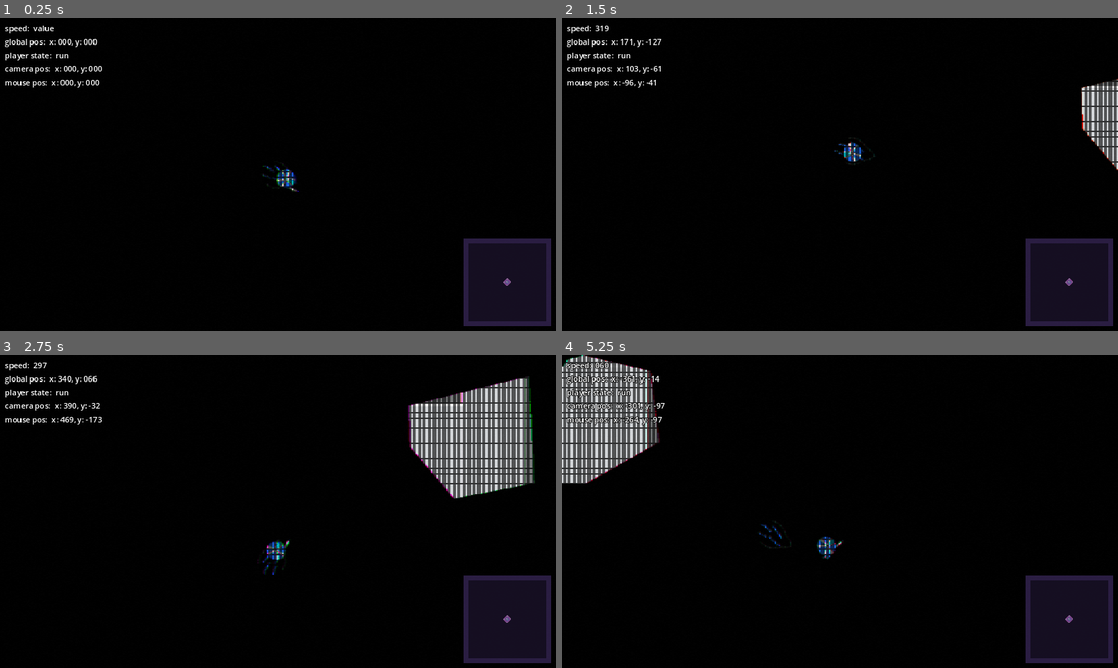
Above: before the commit, frames 1-4 (two rows, left to right).
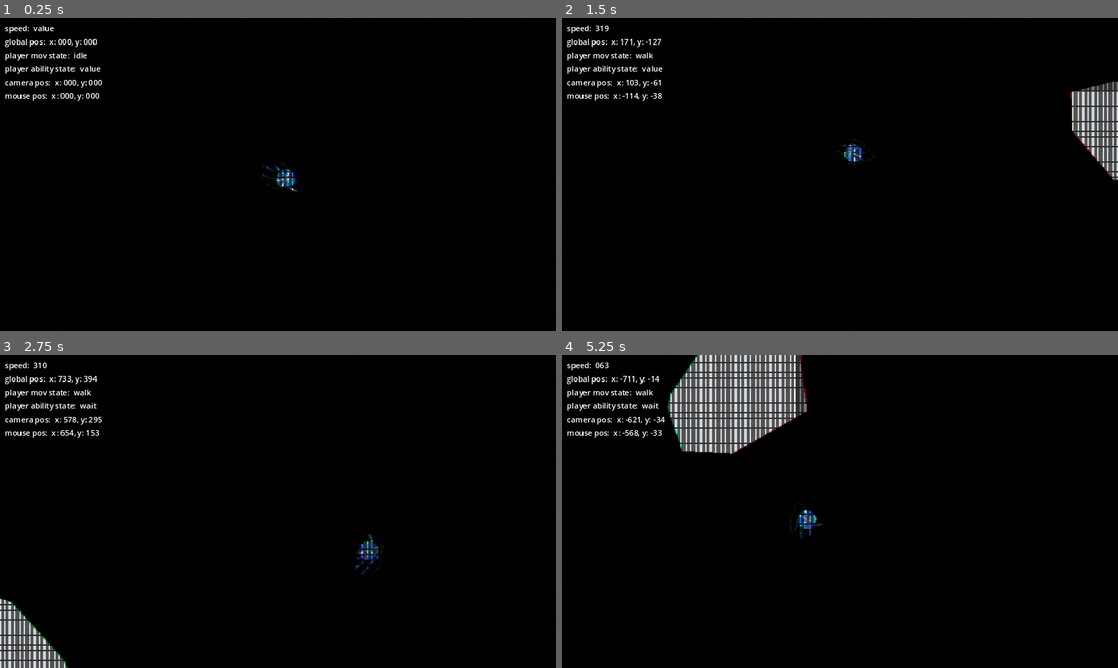
Above: after the commit, the same moments.

Repository: JJPSeno/project-q
Game: Godot game, scene res://World/world.tscn
Two runs of this game, one before a commit and one after it. Both use one fixed random seed, a clock stepped at 60 frames per second and the inputs below.
Inputs (mouse positions are in pixels of both pictures, inside the frame that each line leads up to):
- Up to frame 1 (0.25 s): no input
- Up to frame 2 (1.5 s): tap Enter at 0.5 s; move the mouse to (962, 158) at 0.52 s; hold D (right) 0.53-1.28 s; hold W (base_movement) 0.53-1.28 s; tap Shift (run) at 0.8, 1.35 s; move the mouse to (728, 190) at 1.27 s; hold S (down) from 1.28 s (still down)
- Up to frame 3 (2.75 s): tap Space (special) at 1.55 s; move the mouse to (333, 442) at 2.02 s; release S (down) at 2.03 s; hold D (right) from 2.03 s (still down); hold Space (special) from 2.03 s (still down); tap W (base_movement) at 2.3 s
- Up to frame 4 (5.25 s): move the mouse to (812, 574) at 2.77 s; release Space (special) at 2.78 s; tap W (base_movement) at 2.85, 4.55 s; tap Shift (run) at 3.05 s; move the mouse to (1006, 558) at 3.52 s; release D (right) at 3.53 s; hold Shift (run) 3.53-4.28 s; hold A (left) 3.53-5.03 s; tap Space (special) at 3.8, 4.35 s; tap F1 (debug_1) at 4.15 s; move the mouse to (673, 464) at 4.27 s; tap F2 (debug_2) at 4.9 s; move the mouse to (867, 511) at 5.02 s; hold S (down) from 5.03 s (still down); hold W (base_movement) from 5.03 s (still down)

The runs differ from the first frame. In frame 1, 5.1% of the frame differs, in the area x 0-100%, y 10-99%; in frame 2, 5.9%; in frame 3, 14%; in frame 4, 17%, in the area x 0-100%, y 0-99%.
Error before the commit: Invalid access to property or key 'signal_name' on a base object of type 'Nil'. (res://Controllers/PlayerAbilityController/player_ability_controller.gd:11)

Commit message:
Update ability movement state machine;Update input ability state machine

Diff:
--- a/Controllers/PlayerAbilityController/player_ability_controller.gd
+++ b/Controllers/PlayerAbilityController/player_ability_controller.gd
@@ -6,7 +6,8 @@
 @export var input_ability_states : Dictionary
 @onready var input_ability_state_machine: InputAbilityStateMachine = $InputAbilityStateMachine
 
+
 func _input(event: InputEvent) -> void:
-	var current_state = input_ability_state_machine._get_current_state()
-	if event.is_action_pressed("special") and current_state.signal_name != "":
-		EventBus.emit_signal(current_state.signal_name)
+	if event.is_action_pressed("special"):
+		input_ability_state_machine.change_state("dash")
+		EventBus.dash_cast.emit()
--- a/Controllers/PlayerMovementController/player_movement_controller.gd
+++ b/Controllers/PlayerMovementController/player_movement_controller.gd
@@ -20,8 +20,13 @@
 
 func _ready() -> void:
 	EventBus.dash_cast.connect(_on_dash_cast)
+	EventBus.no_cast.connect(_on_no_cast)
 
 
 func _on_dash_cast() -> void:
 	if int(parent.velocity.length()) > 0:
 		ability_movement_state_machine.change_state("dash")
+
+
+func _on_no_cast() -> void:
+	ability_movement_state_machine.change_state("wait")
--- a/Controllers/PlayerMovementController/player_movement_controller.tscn
+++ b/Controllers/PlayerMovementController/player_movement_controller.tscn
@@ -1,9 +1,10 @@
-[gd_scene load_steps=5 format=3 uid="uid://dff0j6n77jhyg"]
+[gd_scene load_steps=6 format=3 uid="uid://dff0j6n77jhyg"]
 
 [ext_resource type="Script" path="res://Player/input_movement_state_machine.gd" id="1_ceiam"]
 [ext_resource type="Script" path="res://Controllers/PlayerMovementController/player_movement_controller.gd" id="1_makro"]
 [ext_resource type="Script" path="res://Player/ability_movement_state_machine.gd" id="3_6wjeh"]
 [ext_resource type="Script" path="res://States/AbilityMovementStates/dash.gd" id="4_8amhq"]
+[ext_resource type="Script" path="res://States/AbilityMovementStates/wait.gd" id="5_aqgcw"]
 
 [node name="PlayerMovementController" type="Node"]
 script = ExtResource("1_makro")
@@ -22,3 +23,4 @@
 [node name="grapple" type="Node2D" parent="AbilityMovementStateMachine"]
 
 [node name="wait" type="Node2D" parent="AbilityMovementStateMachine"]
+script = ExtResource("5_aqgcw")
--- a/GUI/Debug/debug_ui.gd
+++ b/GUI/Debug/debug_ui.gd
@@ -8,7 +8,8 @@
 func _ready() -> void:
 	add_debug_item("speed","value", EventBus.speed_updated)
 	add_debug_item("global pos","value", EventBus.position_updated)
-	add_debug_item("player state","run", EventBus.player_state_updated)
+	add_debug_item("player mov state","value", EventBus.player_movement_state_updated)
+	add_debug_item("player ability state","value", EventBus.player_ability_state_updated)
 	add_debug_item("camera pos","value", EventBus.camera_pos_updated)
 	add_debug_item("mouse pos","value", EventBus.mouse_pos_updated)
 
--- a/Player/ability_movement_state_machine.gd
+++ b/Player/ability_movement_state_machine.gd
@@ -11,16 +11,26 @@
 	parent = movement_controller.parent
 	await get_parent().ready
 	movement_states = get_children()
+	current_state_name = "wait"
 
 
-func change_state(_state_name: String) -> void:
+func _physics_process(delta: float) -> void:
+	_get_current_state().ability_movement_fire(delta)
+
+
+func change_state(state_name: String) -> void:
 	_exit_state(current_state_name)
-	current_state_name = _state_name
-	get_node(current_state_name).start_physics
+	current_state_name = state_name
+	_enter_state(current_state_name)
+	if parent.is_in_group("player"):
+		EventBus.player_ability_state_updated.emit(state_name)
 
 
 func _exit_state(_state_name: String) -> void:
-	get_node(_state_name).lock_physics
+	get_node(_state_name).exit_state()
+
+func _enter_state(_state_name: String) -> void:
+	get_node(_state_name).enter_state()
 
 
 func _get_current_state() -> AbilityMovementState:
--- a/Player/input_ability_state_machine.gd
+++ b/Player/input_ability_state_machine.gd
@@ -19,10 +19,9 @@
 
 func change_state(state_name: String) -> void:
 	current_state_name = state_name
-	if parent.is_in_group("player"):
-		pass
 
-func _physics_process(delta: float) -> void:
+
+func _physics_process(_delta: float) -> void:
 	pass
 
 
@@ -30,5 +29,5 @@
 	pass
 
 
-func _get_current_state():# -> InputMovementState:
-	pass
+func _get_current_state() -> InputAbilityState:
+	return ability_states[current_state_name]
--- a/Player/input_movement_state_machine.gd
+++ b/Player/input_movement_state_machine.gd
@@ -48,9 +48,9 @@
 
 func change_state(state_name: String) -> void:
 	current_state_name = state_name
-	#if parent.is_in_group("player"):
-		#EventBus.player_state_updated.emit(state_name)
-		#EventBus.camera_zoom_updated.emit(movement_states[current_state_name].camera_zoom, movement_states[current_state_name].camera_speed)
+	if parent.is_in_group("player"):
+		EventBus.player_movement_state_updated.emit(state_name)
+		EventBus.camera_zoom_updated.emit(movement_states[current_state_name].camera_zoom, movement_states[current_state_name].camera_speed)
 
 
 func _physics_process(delta: float) -> void:
--- a/Singletons/debug_singleton.gd
+++ b/Singletons/debug_singleton.gd
@@ -11,6 +11,6 @@
 			for p in get_tree().get_nodes_in_group("player"):
 				p.set_global_position(Vector2.ZERO)
 		elif event.is_action_pressed("debug_2"):
-			EventBus.emit_signal("change_to_arrow_cursor")
+			EventBus.change_to_arrow_cursor.emit()
 		elif event.is_action_pressed("debug_3"):
-			EventBus.emit_signal("change_to_box_cursor")
+			EventBus.change_to_box_cursor.emit()
--- a/Singletons/event_bus.gd
+++ b/Singletons/event_bus.gd
@@ -3,7 +3,8 @@
 #region debug signals
 signal speed_updated(new_speed)
 signal position_updated(new_pos)
-signal player_state_updated(new_state)
+signal player_movement_state_updated(new_state)
+signal player_ability_state_updated(new_state)
 signal camera_pos_updated(new_pos)
 signal mouse_pos_updated(new_pos)
 signal camera_zoom_updated(new_zoom, new_speed)
@@ -13,5 +14,6 @@
 signal change_to_arrow_cursor
 
 #region ability signals
+signal no_cast
 signal dash_cast
 #endregion
--- a/States/AbilityMovementStates/ability_movement_state.gd
+++ b/States/AbilityMovementStates/ability_movement_state.gd
@@ -17,13 +17,13 @@
 	pass
 
 
-func _physics_process(delta: float) -> void:
+func ability_movement_fire(_delta: float) -> void:
 	pass
 
 
-func start_physics() -> void:
+func enter_state() -> void:
 	pass
 
 
-func lock_physics() -> void:
+func exit_state() -> void:
 	pass
--- a/States/AbilityMovementStates/dash.gd
+++ b/States/AbilityMovementStates/dash.gd
@@ -13,22 +13,27 @@
 var new_velocity := Vector2.ZERO
 
 
-# Called every frame. 'delta' is the elapsed time since the previous frame.
-func _process(delta: float) -> void:
+func ability_movement_fire(delta: float) -> void:
+	direction = Input.get_vector("left","right","up","down")
+	target_velocity = direction * speed
+	previous_velocity = state_machine.parent.velocity
+	new_velocity = \
+		state_machine.parent.velocity.lerp( \
+			target_velocity, \
+			1 - exp(-(acceleration * \
+			friction) * delta) \
+		)
+
+	if (previous_velocity != new_velocity):
+		state_machine.parent.velocity = new_velocity
+
+	state_machine.parent.move_and_slide()
+	EventBus.no_cast.emit()
+
+
+func enter_state() -> void:
+	print("entered dash")
+
+
+func exit_state() -> void:
 	pass
-	#direction = Input.get_vector("left","right","up","down")
-	#target_velocity = direction * speed
-	#EventBus.position_updated.emit("x: %03.0f, y: %03.0f" % [state_machine.parent.global_position.x, state_machine.parent.global_position.y])
-	#previous_velocity = state_machine.parent.velocity
-	#new_velocity = \
-		#state_machine.parent.velocity.lerp( \
-			#target_velocity, \
-			#1 - exp(-(acceleration * \
-			#friction) * delta) \
-		#)
-	#
-	#if (previous_velocity != new_velocity):
-		#EventBus.speed_updated.emit("%03.0f" % [new_velocity.length()])
-		#state_machine.parent.velocity = new_velocity
-	#
-	#state_machine.parent.move_and_slide()
--- /dev/null
+++ b/States/AbilityMovementStates/wait.gd
@@ -0,0 +1,25 @@
+extends AbilityMovementState
+
+
+@export var speed = 3000.0
+@export var acceleration := 4500.0
+@export var camera_zoom := Vector2(0.9, 0.9)
+@export var cemra_speed := 6
+@export var friction := 1
+@export var state_machine : AbilityMovementStateMachine
+var direction := Vector2.ZERO
+var target_velocity := Vector2.ZERO
+var previous_velocity := Vector2.ZERO
+var new_velocity := Vector2.ZERO
+
+
+func ability_movement_fire(_delta: float) -> void:
+	pass
+
+
+func enter_state() -> void:
+	print("entered waiting")
+
+
+func exit_state() -> void:
+	pass
--- a/World/world.tscn
+++ b/World/world.tscn
@@ -1,10 +1,9 @@
-[gd_scene load_steps=9 format=4 uid="uid://bies7lf8gaipr"]
+[gd_scene load_steps=8 format=4 uid="uid://bies7lf8gaipr"]
 
 [ext_resource type="PackedScene" uid="uid://bslob6terfaas" path="res://Controllers/WorldCameraController/world_camera_controller.tscn" id="1_bdx5k"]
 [ext_resource type="PackedScene" uid="uid://5liwdgjjhcr2" path="res://Player/player.tscn" id="1_q4ndm"]
 [ext_resource type="PackedScene" uid="uid://lhqm11dande5" path="res://World/Obstacles/obstacle_tilemap.tscn" id="2_tj0or"]
 [ext_resource type="PackedScene" uid="uid://7t16qx7bdmoo" path="res://GUI/MainCanvasLayer/main_canvas_layer.tscn" id="4_anaq4"]
-[ext_resource type="PackedScene" uid="uid://bf06v3pe65dgu" path="res://GUI/MainCanvasLayer/Minimap/Minimap.tscn" id="6_ci66x"]
 [ext_resource type="Shader" path="res://Shaders/pixelate.gdshader" id="8_vniwf"]
 
 [sub_resource type="ShaderMaterial" id="ShaderMaterial_moc7l"]
@@ -68,6 +67,3 @@
 [node name="Player" parent="." instance=ExtResource("1_q4ndm")]
 
 [node name="MainCanvasLayer" parent="." instance=ExtResource("4_anaq4")]
-
-[node name="Minimap" parent="MainCanvasLayer" node_paths=PackedStringArray("player") instance=ExtResource("6_ci66x")]
-player = NodePath("../../Player")
